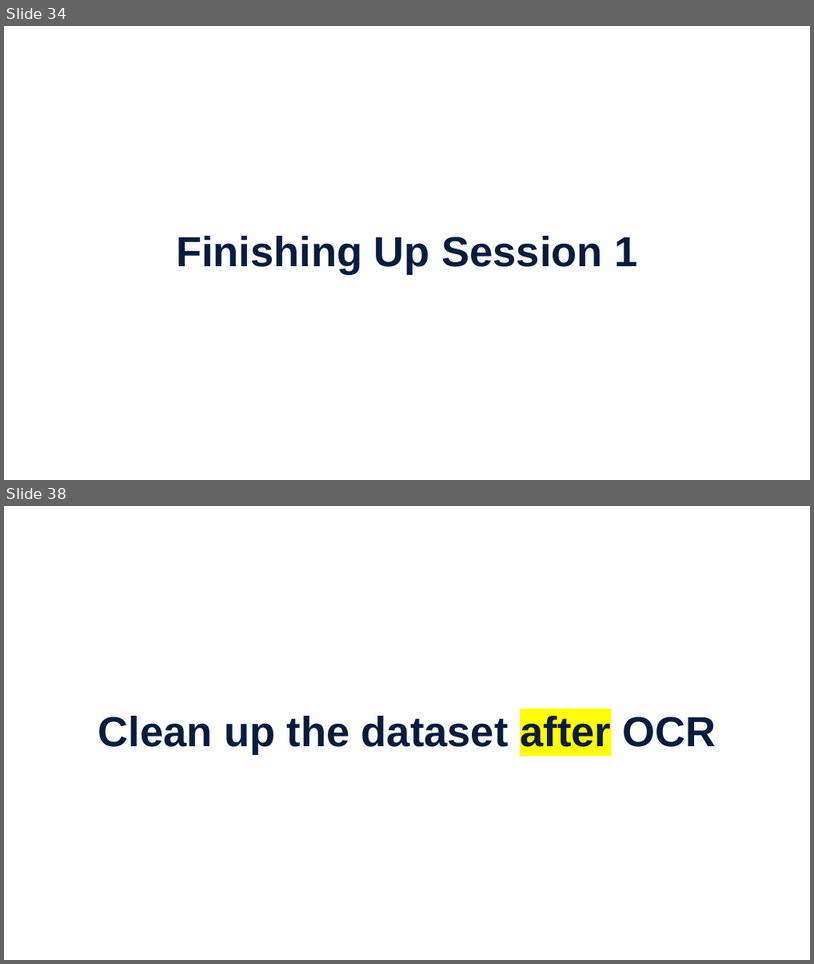
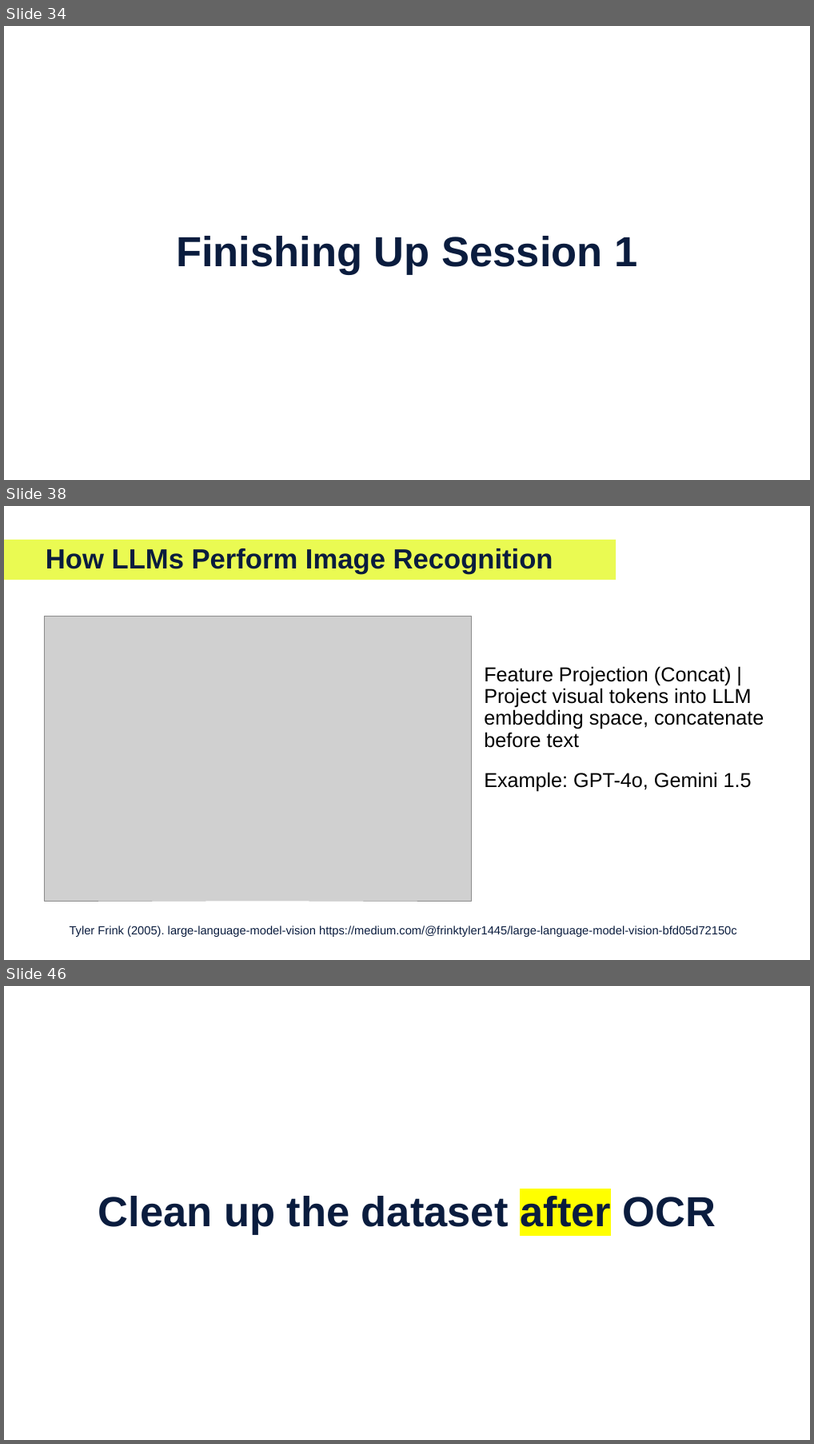
Before and after one commit to EFI-training/OCR-From-Images-To-Text, a slide deck: OCR-2026.pptx. Shown one above the other, each under a label of ours: slides 34 and 38 before the commit, slides 34, 38 and 46 after it; the slides between them are not shown. The pictures are 814x964 and 814x1444 pixels, drawn with LibreOffice and Linux fonts; fonts in the diff are those of the drawing; grey boxes stand for pictures; background and template pictures are left out. Boxes give left, top, right and bottom in pixels: in the first picture for what was removed or moved away, otherwise in the second. Text is boxed around its words. In the diff, an @@ line names an element or a change of style, - is before the commit and + after.

```diff
--- a/OCR-2026.pptx
+++ b/OCR-2026.pptx
@@ slide 38 added at (4, 506, 810, 960), background #FFFFFF @@
@@ rectangle added at (4, 540, 616, 580), fill #EAFA52 @@
@@ title added at (46, 548, 554, 575), 66 pt, text #0A1C3E, bold @@
+How LLMs Perform Image Recognition
@@ picture added at (44, 616, 471, 900) @@
@@ text added at (484, 666, 764, 792), 48 pt, text #000000 @@
+Feature Projection (Concat) | Project visual tokens into LLM embedding space, concatenate before text
+Example: GPT-4o, Gemini 1.5
@@ text added at (70, 925, 738, 936), 28 pt, text #0A1C3E @@
+Tyler Frink (2005). large-language-model-vision https://medium.com/@frinktyler1445/large-language-model-vision-bfd05d72150c
@@ what was slide 38 is now slide 46 @@
```
Also in this commit, not shown: 2 slides changed, 8 other slides added, 1 slide removed, 4 other files.
